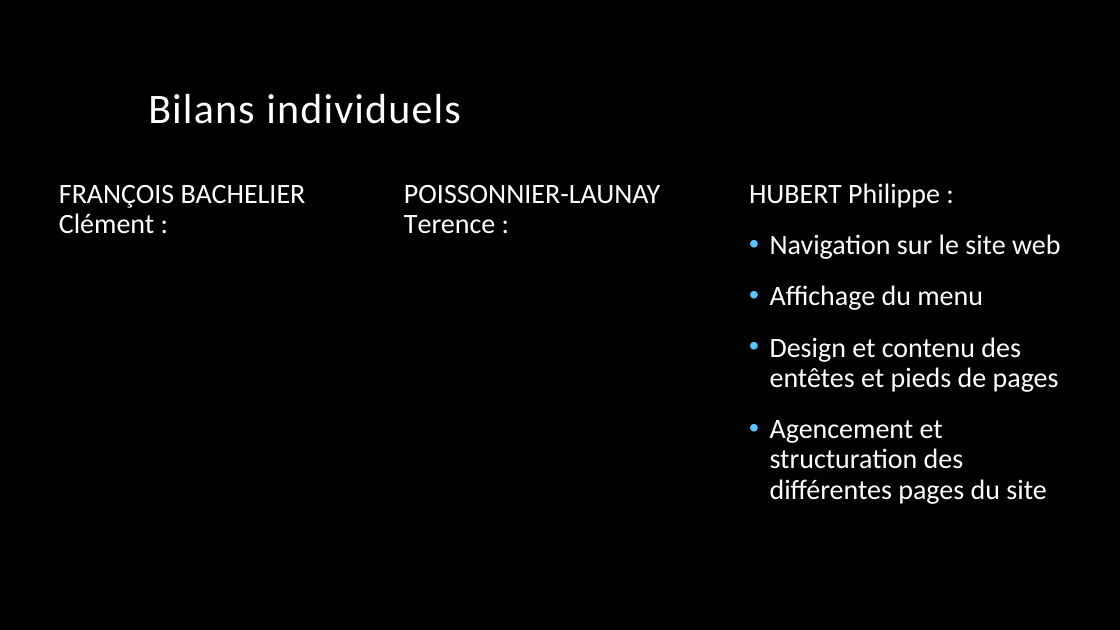
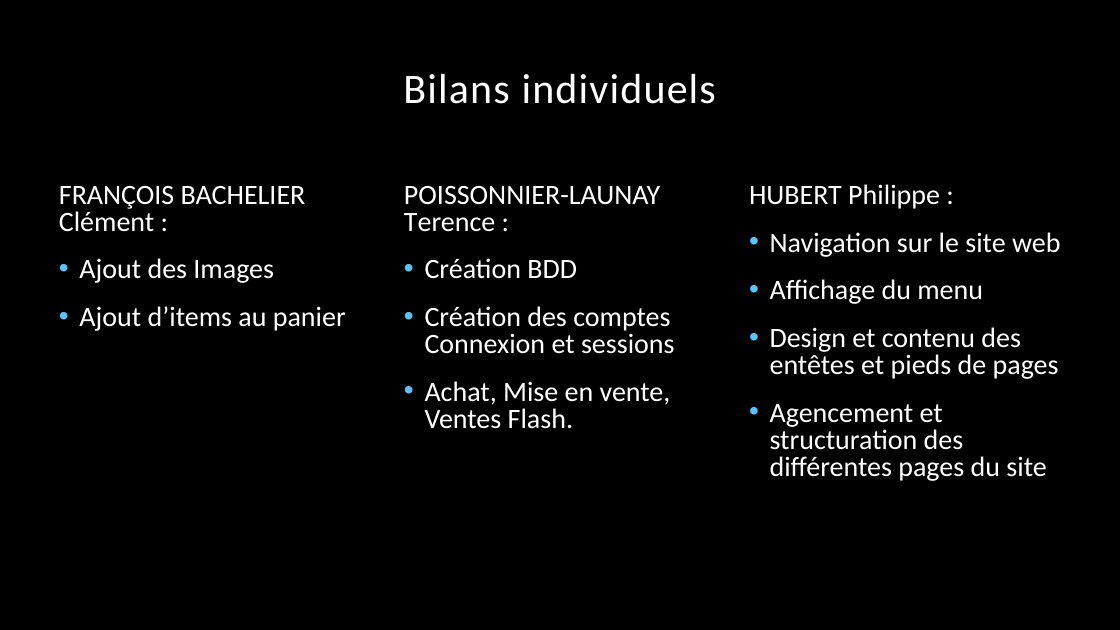
Before and after one commit to Kzenn/ECEbay, a slide deck: slide 10 of Projet Web dynamique.pptx. Drawn at 1120x630 pixels with LibreOffice and Linux fonts; fonts in the diff are those of the drawing; background and template pictures are left out. Boxes give left, top, right and bottom in pixels: in the first picture for what was removed or moved away, otherwise in the second. Text is boxed around its words. In the diff, an @@ line names an element or a change of style, - is before the commit and + after.

```diff
--- a/Projet Web dynamique.pptx
+++ b/Projet Web dynamique.pptx
@@ title "Bilans individuels" at (403,74,716,104): alignment left to centre @@
@@ text at (59,184,1060,481): line spacing 0.9 to 0.8 @@
@@ text at (79,258,346,331): paragraphs added @@
+• Ajout des Images
+• Ajout d’items au panier
@@ text at (425,306,675,429): paragraphs added @@
+• Création BDD
+• Création des comptes Connexion et sessions
+• Achat, Mise en vente, Ventes Flash.
```
Also in this commit, not shown: 5 other slides changed.
